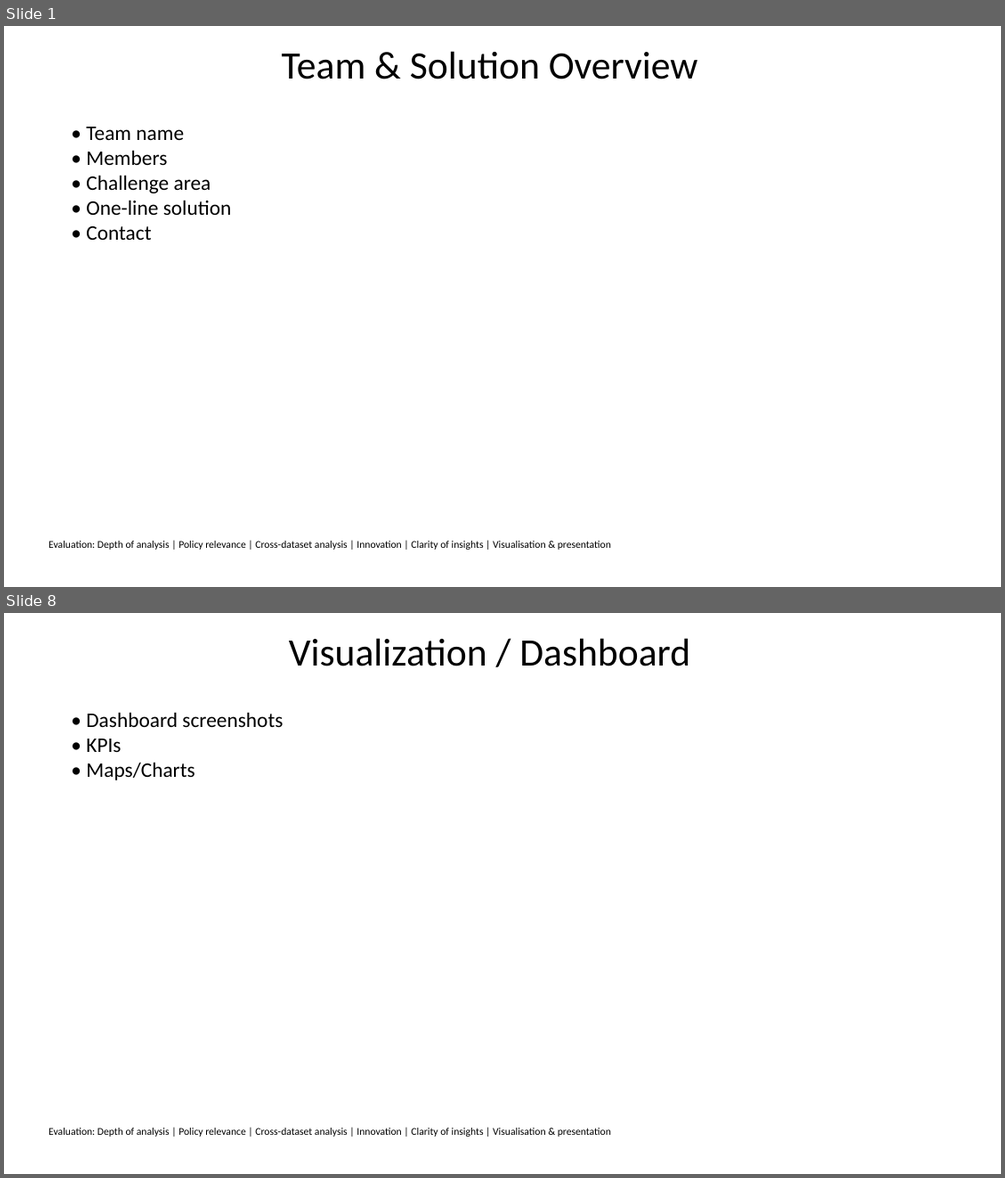
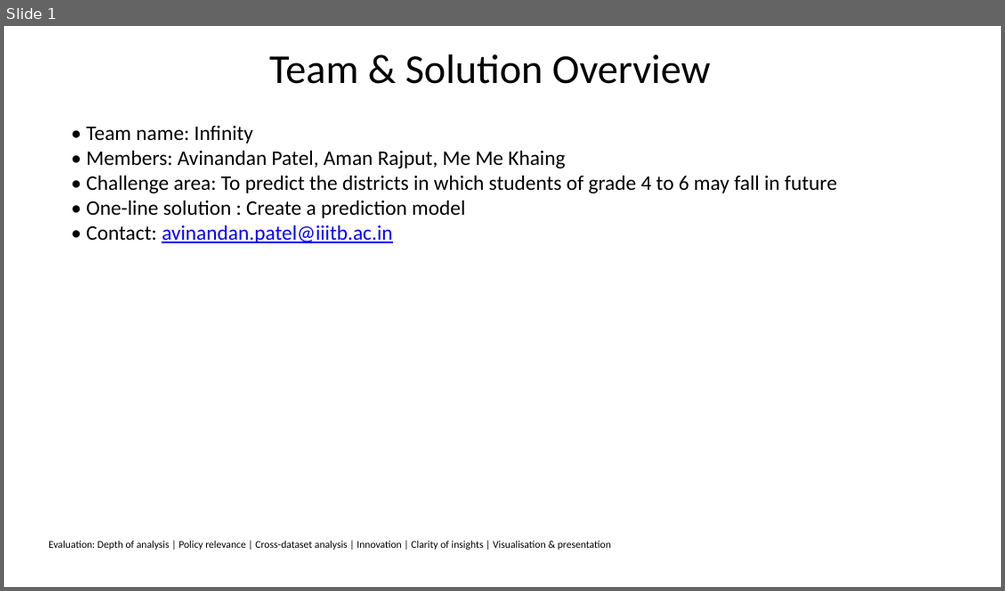
Before and after one commit to AvinandanPatel/infinity, a slide deck: slides.pptx. Shown one above the other, each under a label of ours: slides 1 and 8 before the commit, slide 1 after it; the slides between them are not shown. The pictures are 1005x1178 and 1005x591 pixels, drawn with LibreOffice and Linux fonts; fonts in the diff are those of the drawing. Boxes give left, top, right and bottom in pixels: in the first picture for what was removed or moved away, otherwise in the second. Text is boxed around its words. In the diff, an @@ line names an element or a change of style, - is before the commit and + after.

```diff
--- a/slides.pptx
+++ b/slides.pptx
@@ slide 8 removed at (x1=4, y1=613, x2=1001, y2=1174), background #FFFFFF @@
@@ title removed at (x1=289, y1=638, x2=690, y2=666) @@
-Visualization / Dashboard
@@ text removed at (x1=86, y1=712, x2=283, y2=780) @@
-• Dashboard screenshots
-• KPIs
-• Maps/Charts
@@ text removed at (x1=48, y1=1127, x2=611, y2=1136) @@
-Evaluation: Depth of analysis | Policy relevance | Cross-dataset analysis | Innovation | Clarity of insights | Visualisation & presentation
@@ slide 1 changed as well @@
@@ title "Team & Solution Overview" at (x1=269, y1=54, x2=711, y2=84): size 37.4 to 39.6 pt; line spacing 0.8 to 1 @@
@@ text at (x1=86, y1=126, x2=837, y2=243): text changed @@
-• Team name
-• Members
-• Challenge area
-• One-line solution
-• Contact
+• Team name: Infinity
+• Members: Avinandan Patel, Aman Rajput, Me Me Khaing
+• Challenge area: To predict the districts in which students of grade 4 to 6 may fall in future
+• One-line solution : Create a prediction model
+• Contact: avinandan.patel@iiitb.ac.in
```
Also in this commit, not shown: 5 other slides changed, 5 slides added, 4 other slides removed, 6 other files.
